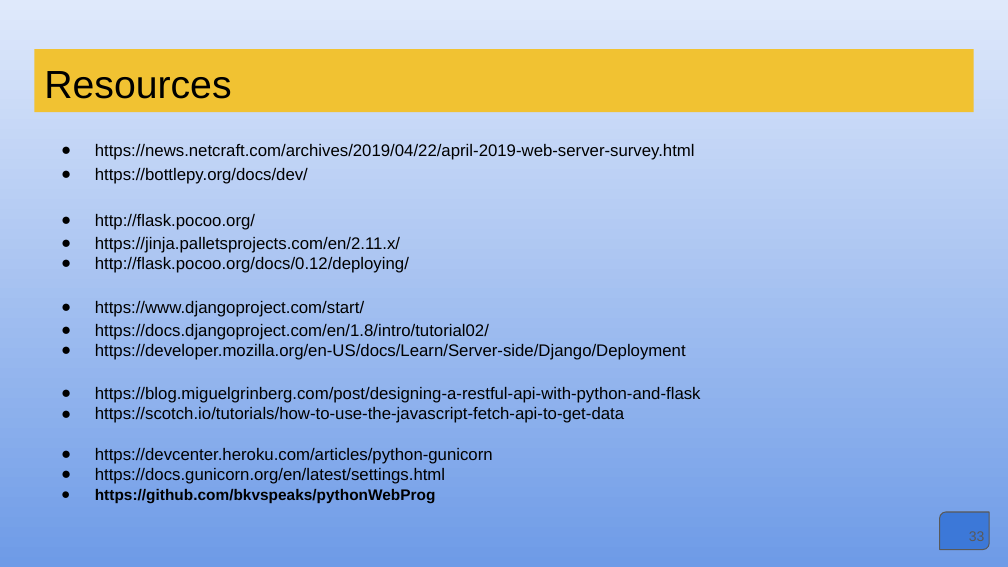
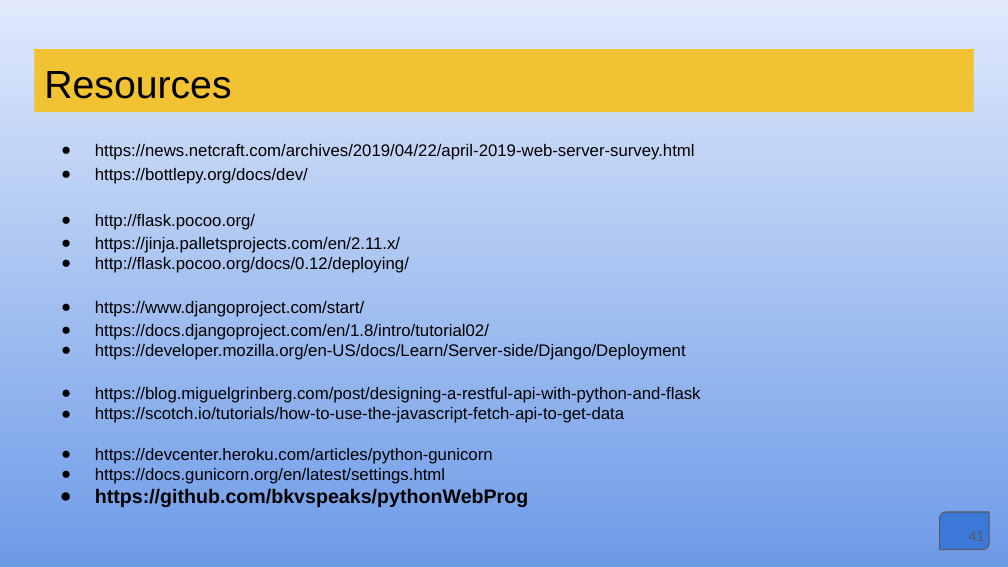
Before and after one commit to bkvspeaks/pythonWebProg, a slide deck: slide 41 of presentation/Python_Web_Programming.pptx (slide 33 before the commit). Drawn at 1008x567 pixels with LibreOffice and Linux fonts; fonts in the diff are those of the drawing. Boxes give left, top, right and bottom in pixels: in the first picture for what was removed or moved away, otherwise in the second. Text is boxed around its words. In the diff, an @@ line names an element or a change of style, - is before the commit and + after.

```diff
--- a/presentation/Python_Web_Programming.pptx
+++ b/presentation/Python_Web_Programming.pptx
@@ text at [95,488,528,507]: size 11 to 14 pt in "https://github.com/bkvspeaks/pythonWebProg"; indent changed @@
@@ page number at [969,531,985,541]: text changed @@
-33
+41
```
Also in this commit, not shown: 7 other slides changed, 8 slides added, 38 other files.
